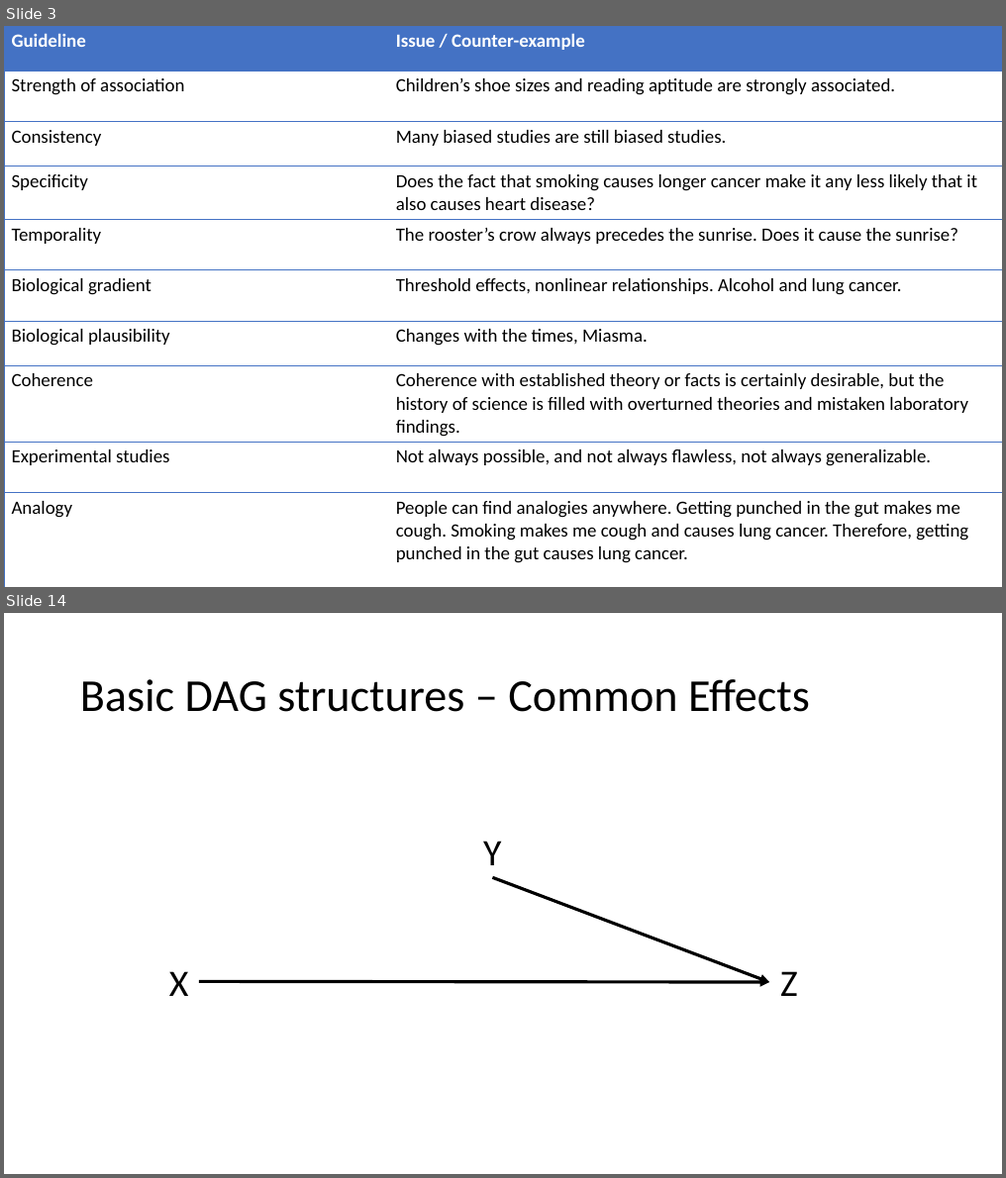
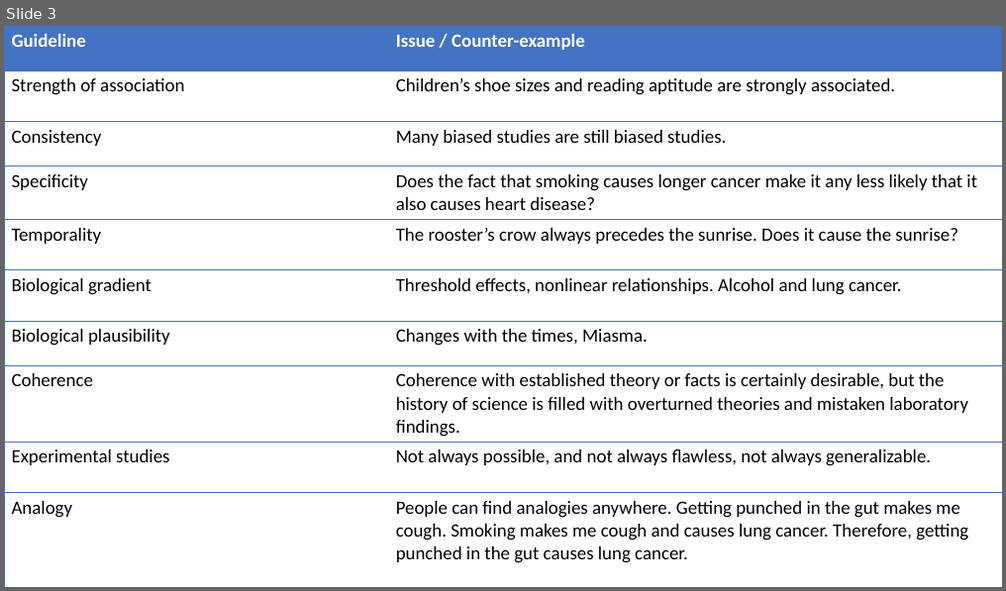
Before and after one commit to brad-cannell/r4epi, a slide deck: img/13_causal_inference/01_intro_causal_inference/introduction_to_causal_inference.pptx. Shown one above the other, each under a label of ours: slides 3 and 14 before the commit, slide 3 after it; the slides between them are not shown. The pictures are 1006x1178 and 1006x591 pixels, drawn with LibreOffice and Linux fonts; fonts in the diff are those of the drawing. Boxes give left, top, right and bottom in pixels: in the first picture for what was removed or moved away, otherwise in the second. Text is boxed around its words. In the diff, an @@ line names an element or a change of style, - is before the commit and + after.

```diff
--- a/img/13_causal_inference/01_intro_causal_inference/introduction_to_causal_inference.pptx
+++ b/img/13_causal_inference/01_intro_causal_inference/introduction_to_causal_inference.pptx
@@ slide 14 removed at [4,613,1002,1174], background #FFFFFF @@
@@ title removed at [80,679,810,712] @@
-Basic DAG structures – Common Effects
@@ text removed at [483,841,501,865] @@
-Y
@@ arrow removed from (493, 878) to (770, 982) @@
@@ text removed at [169,971,189,996] @@
-X
@@ arrow removed from (199, 982) to (770, 982) @@
@@ text removed at [780,971,798,996] @@
-Z
```
Also in this commit, not shown: 14 other slides removed, 30 other files.
